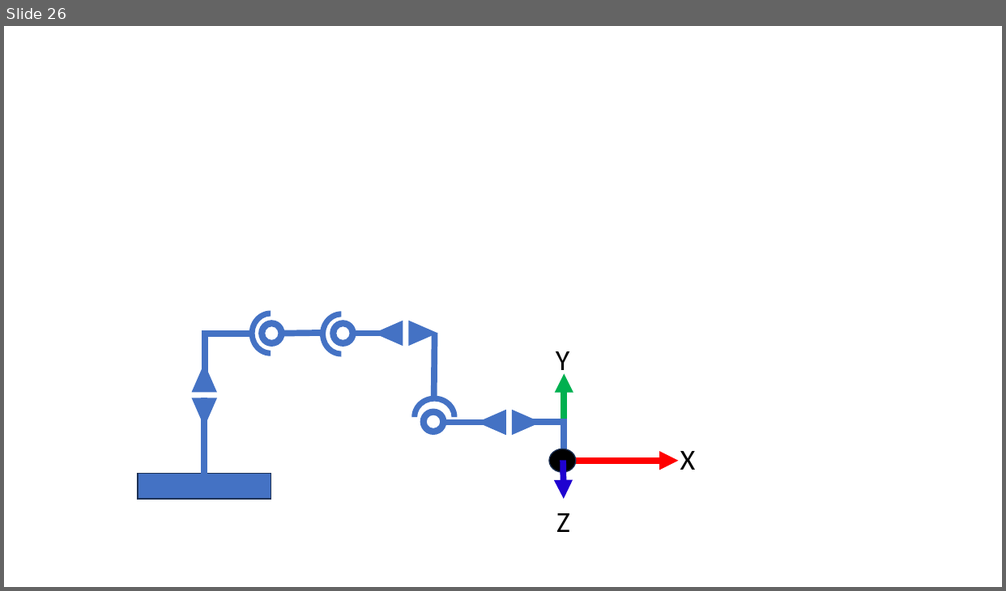
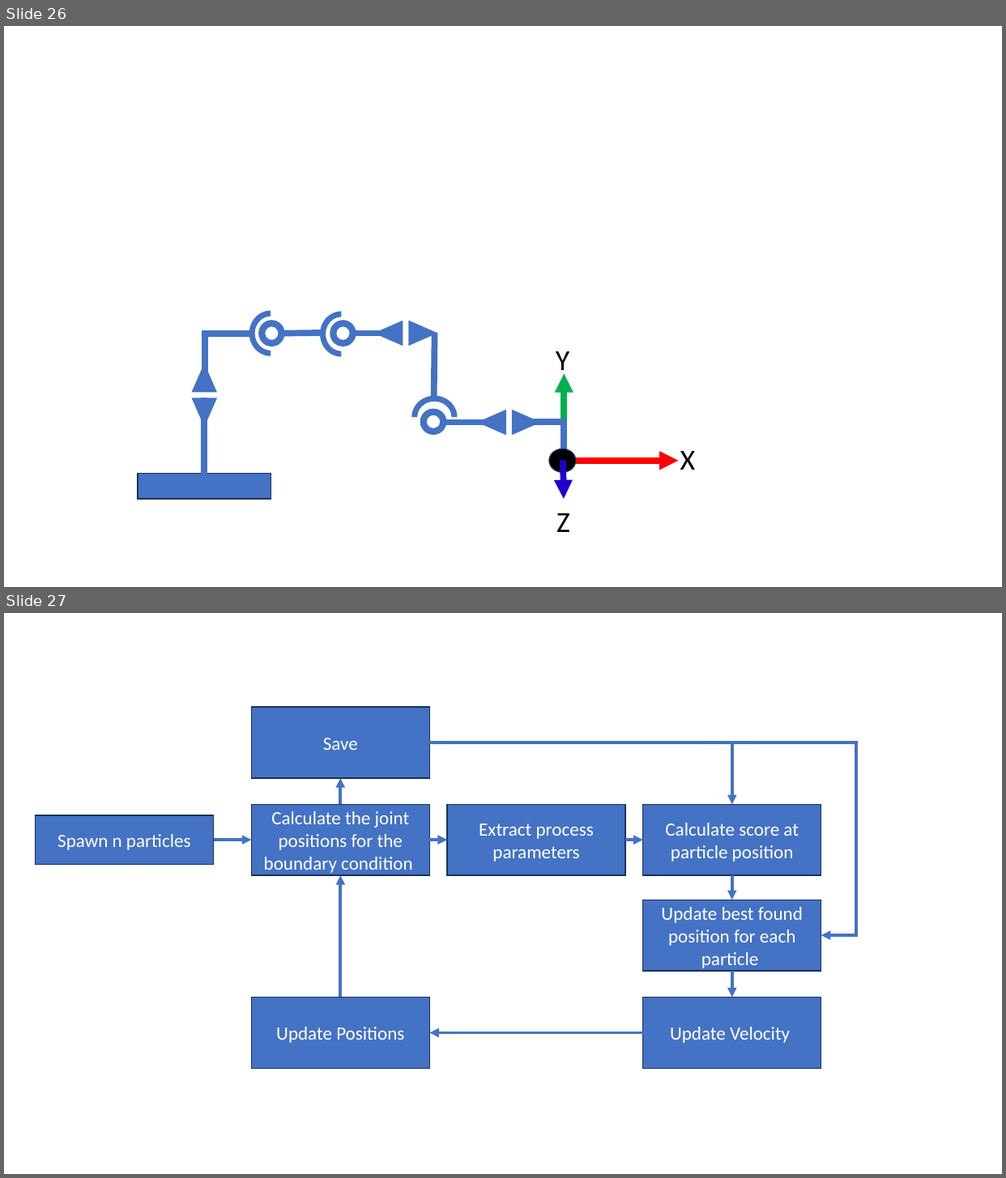
Before and after one commit to JanNalivaika/MASTERS-THESIS, a slide deck: Latex/figures/images.pptx. Shown one above the other, each under a label of ours: slide 26 before the commit, slides 26 and 27 after it. The pictures are 1006x591 and 1006x1178 pixels, drawn with LibreOffice and Linux fonts; fonts in the diff are those of the drawing. Boxes give left, top, right and bottom in pixels: in the first picture for what was removed or moved away, otherwise in the second. Text is boxed around its words. In the diff, an @@ line names an element or a change of style, - is before the commit and + after.

```diff
--- a/Latex/figures/images.pptx
+++ b/Latex/figures/images.pptx
@@ slide 27 added at [4,613,1002,1174], background #FFFFFF @@
@@ rectangle added at [251,707,429,778], fill #4472C4, outline #1E3256 1 pt, 18 pt, text #FFFFFF @@
+Save
@@ elbow arrow added from (430, 743) to (821, 935), #4472C4 3 pt @@
@@ elbow arrow added from (430, 743) to (732, 805), #4472C4 3 pt @@
@@ arrow added from (341, 805) to (341, 778), #4472C4 3 pt @@
@@ rectangle added at [251,805,429,875], fill #4472C4, outline #1E3256 1 pt, 18 pt, text #FFFFFF @@
+Calculate the joint positions for the boundary condition
@@ rectangle added at [447,805,625,875], fill #4472C4, outline #1E3256 1 pt, 18 pt, text #FFFFFF @@
+Extract process parameters
@@ rectangle added at [643,805,821,875], fill #4472C4, outline #1E3256 1 pt, 18 pt, text #FFFFFF @@
+Calculate score at particle position
@@ rectangle added at [36,815,214,865], fill #4472C4, outline #1E3256 1 pt, 18 pt, text #FFFFFF @@
+Spawn n particles
@@ arrow added from (214, 840) to (251, 840), #4472C4 3 pt @@
@@ arrow added from (430, 840) to (447, 840), #4472C4 3 pt @@
@@ arrow added from (625, 840) to (643, 840), #4472C4 3 pt @@
@@ arrow added from (341, 998) to (341, 875), #4472C4 3 pt @@
@@ arrow added from (732, 875) to (732, 900), #4472C4 3 pt @@
@@ rectangle added at [643,900,821,971], fill #4472C4, outline #1E3256 1 pt, 18 pt, text #FFFFFF @@
+Update best found position for each particle
@@ arrow added from (732, 971) to (732, 998), #4472C4 3 pt @@
@@ rectangle added at [251,998,429,1069], fill #4472C4, outline #1E3256 1 pt, 18 pt, text #FFFFFF @@
+Update Positions
@@ rectangle added at [643,998,821,1069], fill #4472C4, outline #1E3256 1 pt, 18 pt, text #FFFFFF @@
+Update Velocity
@@ arrow added from (643, 1033) to (430, 1033), #4472C4 3 pt @@
```
Also in this commit, not shown: 41 other files.
